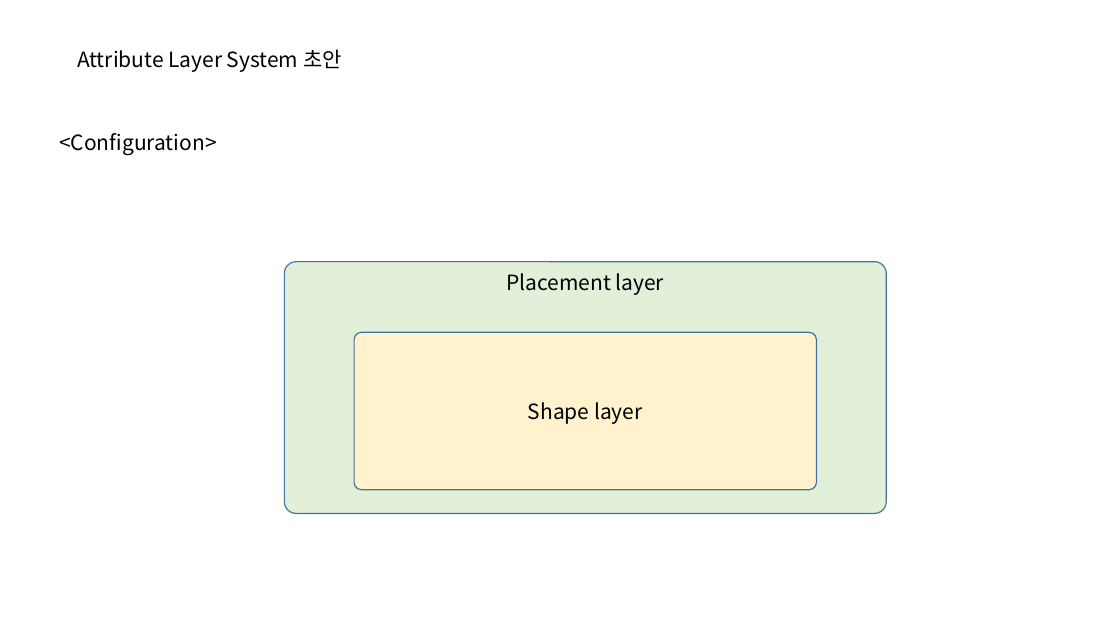
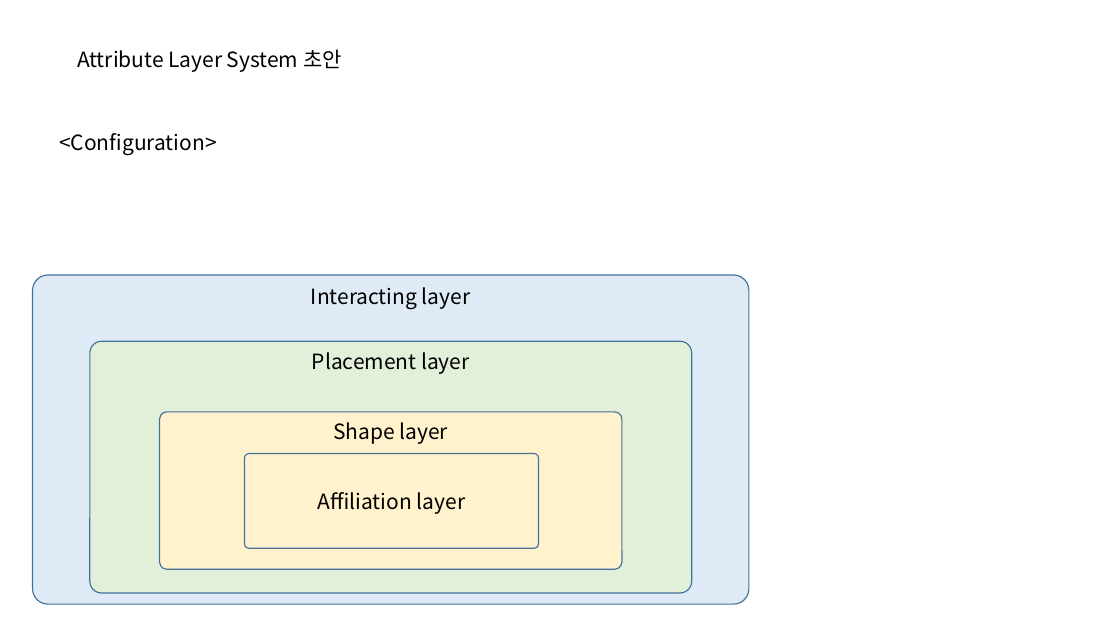
Before and after one commit to hnanmal/mQ, a slide deck: slide 1 of Laboratory/documentum/Attribute Layer System/BALs 초안.pptx. Drawn at 1120x630 pixels with LibreOffice and Linux fonts; fonts in the diff are those of the drawing. Boxes give left, top, right and bottom in pixels: in the first picture for what was removed or moved away, otherwise in the second. Text is boxed around its words. In the diff, an @@ line names an element or a change of style, - is before the commit and + after.

```diff
--- a/Laboratory/documentum/Attribute Layer System/BALs 초안.pptx
+++ b/Laboratory/documentum/Attribute Layer System/BALs 초안.pptx
@@ rounded rectangle added at [33,275,749,604], fill #DEEBF7, outline #43739E 1 pt, 18 pt, text #000000 @@
+Interacting layer
@@ rounded rectangle "Placement layer": place and size @@
-rounded rectangle "Placement layer" at [285,262,886,514]
+rounded rectangle "Placement layer" at [90,341,691,593]
@@ rounded rectangle "Shape layer": place and size @@
-rounded rectangle "Shape layer" at [355,333,817,490]
+rounded rectangle "Shape layer" at [160,412,622,569]
@@ rounded rectangle "Shape layer" at [160,412,622,569]: vertical alignment middle to top @@
@@ rounded rectangle added at [245,454,539,549], fill #FFF2CC, outline #43739E 1 pt, 18 pt, text #000000 @@
+Affiliation layer
```
